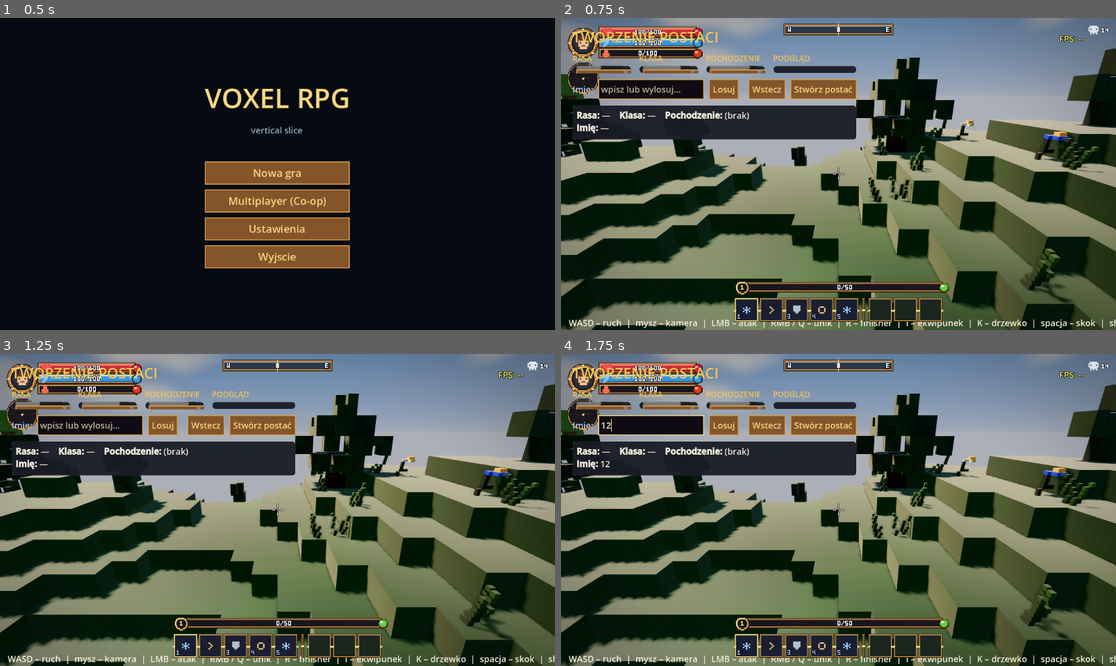
Above: before the commit, frames 1-4 (two rows, left to right).
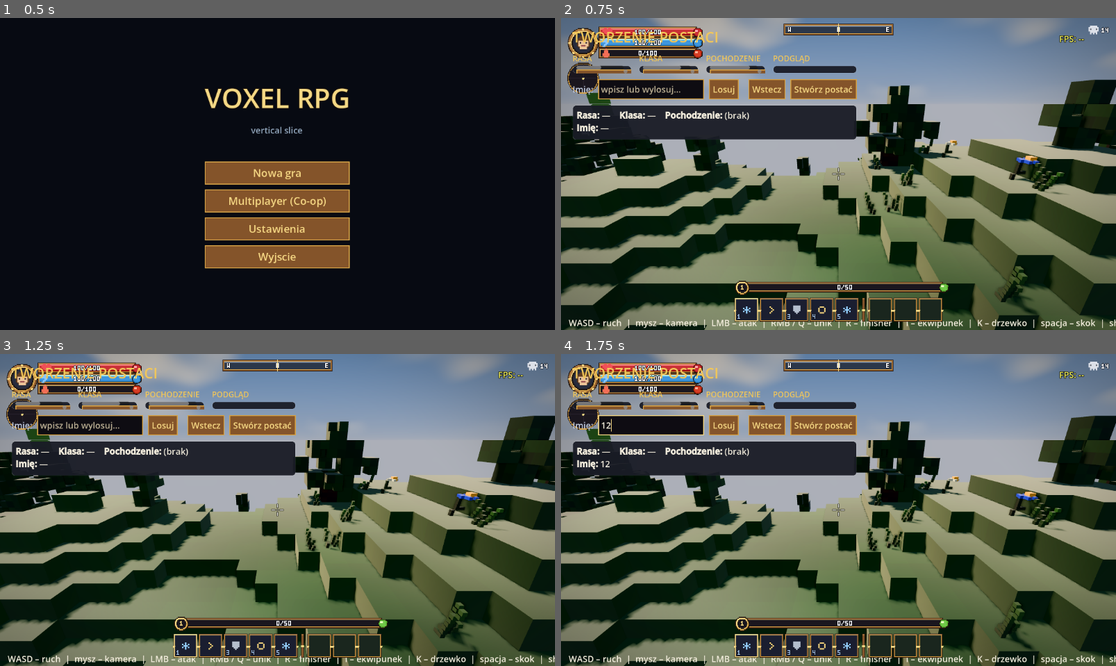
Above: after the commit, the same moments.

Repository: oskarolejnik/voxel-rpg-projekt
Game: Godot game, scene res://Main.tscn
Same seed, same stepped clock (60 frames per second), same inputs: the game is played once before the commit and once after it.
Inputs (mouse positions are in pixels of both pictures, inside the frame that each line leads up to):
- Up to frame 1 (0.5 s): no input
- Up to frame 2 (0.75 s): click "Nowa gra" at 0.5 s
- Up to frame 3 (1.25 s): no input
- Up to frame 4 (1.75 s): click (649, 425) at 1.27 s; type "12" at 1.35 s

Frame 1 is identical in both runs. In frame 2, 40% of the frame differs, in the area x 0-100%, y 0-100%; in frame 3, 40%; in frame 4, 40%.

Commit message:
[WorldScale] Phase 1 — free perception wins (player/camera/biome scale)
Make the player feel small in a larger world with ZERO perf cost and no geometry
change. Loudest complaint ("player too large") addressed first.

- Player.gd: P_HEIGHT_M 1.80 -> 1.45 (player 3.6 -> 2.9 world-voxels; capsule auto-
  follows, floor_snap/auto-step unchanged). Hurtbox un-hardcoded to track P_HEIGHT_M
  (*0.9 height / *0.5 offset) — mandatory companion so hits don't register on a phantom
  1.6 m box. base_fov 66 -> 72 (66 was telephoto, enlarging the player). Camera boom
  spring_length 4.8 -> 6.0 + _cam_dist default, boom_out_speed 5 -> 7, cam_height 2.6 ->
  3.0 (player lower in frame, more vista). sprint_speed 10 -> 8 (eases streaming + larger
  felt distance). step_height kept 0.6 (must clear one 0.5 m voxel).
- VoxelWorld.gd: BIOME_BAND_METERS 700 -> 1200, BIOME_BORDER_JITTER_M 90 -> 140 — biomes
  become 1200 m regions, fixing "transitions too fast".

Determinism: biome-band constants are uniform host-authoritative gen -> co-op-safe.
Save: biome-band change can reassign biome id within ~140 m of an old 700 m border
(loot/enemy tier) — pre-release, acceptable. Player/camera levers are local, not saved.

Verified: clean compile; A/B gold probe (seed 1337) shows player smaller + deeper vista;
walk probe proves player-scale changes don't break traversal (isolated: the seed-1337
stick was the intended biome-terrain change, and seed 99 sticks in baseline too).

Co-Authored-By: Claude Opus 4.8 <noreply@anthropic.com>

Diff:
--- a/src/Player.gd
+++ b/src/Player.gd
@@ -13,7 +13,7 @@
 ##   _physics_process — fizyka: grawitacja, ruch, dash, LICZNIKI czasu walki, move_and_slide.
 
 @export var speed: float = 6.0            # prędkość chodu (m/s)
-@export var sprint_speed: float = 10.0    # prędkość biegu (shift)
+@export var sprint_speed: float = 8.0     # prędkość biegu (shift) — WORLDSCALE F1: wolniej = świat większy + mniej presji na streaming
 @export var jump_velocity: float = 7.0    # siła skoku
 @export var mouse_sensitivity: float = 0.0025
 ## ETAP 8: bazowa czulosc myszy (rad/px). mouse_sensitivity = MOUSE_SENS_BASE * mnoznik z GameSettings.
@@ -132,7 +132,7 @@
 # KAMERA: sami sterujemy długością ramienia (boom) zamiast skokowego auto-pozycjonowania SpringArm —
 # eliminuje to dawne DRGANIA (SpringArm ustawiał camera.z, a bob/shake nadpisywał z=0 → bicie fizyka↔render)
 # i daje łagodny zoom na zboczu (asymetryczne wygładzanie w _update_camera).
-var _cam_dist: float = 4.8            # bieżąca (wygładzona) długość ramienia kamery
+var _cam_dist: float = 6.0            # bieżąca (wygładzona) długość ramienia kamery (WORLDSCALE F1: dłuższy boom)
 var _cam_off: Vector3 = Vector3.ZERO  # wygładzony offset x/y kamery (bob+shake); boom-Z liczony osobno
 var _combat_lock_t: float = 0.0       # >0 = TRYB WALKI (orientacja na celownik); odświeżany atakiem
 
@@ -211,7 +211,7 @@
 # CEL: zgrabny bohater „pośredni" (między chibi a realizmem) — ~1,8 m, ~4,5 głowy
 # wysokości, głowa UMIARKOWANA, smukły tułów, proporcjonalne kończyny.
 @export_group("Proporcje postaci")
-@export var P_HEIGHT_M: float = 1.80          # docelowy wzrost w metrach (świat 0,5 m/voxel)
+@export var P_HEIGHT_M: float = 1.45          # docelowy wzrost (m) — WORLDSCALE F1: mniejszy gracz = większy świat (CW)
 @export var P_HEIGHT_VOX: int = 36            # pełna wysokość modelu w voxelach (czubek włosów)
                                               # NADPISYWANE w _compute_proportions realną sumą (auto=37);
                                               # 37 vox / ~8-voxelowa renderowana głowa ≈ 4,6 „głowy" — pośrednie
@@ -393,17 +393,17 @@
 
 # --- JUICE RUCHU (FOV kick + walk-bob kamery + pył lądowania) ---
 # KADR „Cube World": węższe FOV = postać większa/wyraźniejsza (78 było zbyt szerokie → wszystko drobne).
-@export var base_fov: float = 66.0          # bazowe FOV kamery (CW-like, postać wyraźna)
+@export var base_fov: float = 72.0          # FOV — WORLDSCALE F1: 66 było telephoto (gracz duży); mniejszy gracz znosi głębię
 @export var sprint_fov_add: float = 10.0    # ile FOV dokładamy przy biegu
 @export var fov_lerp: float = 8.0           # szybkość zmiany FOV
 @export var cam_bob_amount: float = 0.035   # amplituda walk-bob kamery (m) — MAŁA, by nie mdliło
 # KAMERA (boom): osobne tempa wygładzania długości ramienia. „Do środka" szybko (teren wchodzi w kadr —
 # anty-clip), „na zewnątrz" wolno (po minięciu zbocza brak szarpniętego zoomu). Zob. _smooth_boom.
 @export var boom_in_speed: float = 22.0     # tempo skracania ramienia gdy teren przysłania (szybko)
-@export var boom_out_speed: float = 5.0     # tempo wysuwania ramienia gdy teren znika (łagodnie)
+@export var boom_out_speed: float = 7.0     # tempo wysuwania ramienia (łagodnie) — WORLDSCALE F1: szybszy powrót przy dłuższym boomie
 # Punkt patrzenia kamery nad stopami gracza. Wyżej = kamera celuje ponad postać -> postać NIŻEJ
 # w kadrze, a celownik (środek ekranu) ląduje NAD nią, w świecie (opcja 2 — TPS shooter).
-@export var cam_height: float = 2.6
+@export var cam_height: float = 3.0         # WORLDSCALE F1: kamera celuje wyżej -> gracz niżej w kadrze, więcej dali
 # STEROWANIE (GDD sek.7, face-movement + combat-aim): ile sekund po ostatnim ataku postać trzyma TRYB
 # WALKI (orientacja na celownik). Poza walką orientuje się w kierunku ruchu. 0 = natychmiast eksploracja.
 @export var combat_lock_time: float = 1.5
@@ -502,10 +502,10 @@
 	_hurtbox.setup_as_player()
 	var hs := CollisionShape3D.new()
 	var hcap := CapsuleShape3D.new()
-	hcap.height = 1.6
+	hcap.height = P_HEIGHT_M * 0.9             # WORLDSCALE F1: hurtbox śledzi P_HEIGHT_M (nie hardcode 1.6)
 	hcap.radius = 0.45
 	hs.shape = hcap
-	hs.position = Vector3(0.0, 0.9, 0.0)
+	hs.position = Vector3(0.0, P_HEIGHT_M * 0.5, 0.0)
 	_hurtbox.add_child(hs)
 	add_child(_hurtbox)
 
@@ -1821,7 +1821,7 @@
 	# wrogów naraz), bez utraty czytelności postaci. Lekki DOMYŚLNY pitch w dół (model CW: patrzymy
 	# na bohatera i teren wokół, nie w horyzont) — daje natychmiast bardziej "action-RPG" kadr.
 	_spring = SpringArm3D.new()
-	_spring.spring_length = 4.8
+	_spring.spring_length = 6.0              # WORLDSCALE F1: dłuższy boom = gracz mniejszy, więcej świata w kadrze
 	_spring.rotation.x = deg_to_rad(-18.0)   # kadr „Cube World": kamera nad postacią, patrzy w dół ~18°
 	# Kolizja ramienia = shapecast KULĄ (gładszy na krawędziach voxeli niż raycast) + margines + jawna
 	# maska = TYLKO teren (warstwa 1; gracz=2, wrogowie=3 nie wpychają kamery). SpringArm tylko MIERZY
--- a/src/world/VoxelWorld.gd
+++ b/src/world/VoxelWorld.gd
@@ -505,8 +505,8 @@
 	BIOME_FROSTHELM,   # pasmo 5 — śnieg/szczyty (wysokie, jak góry, ciut spokojniejsze)
 	BIOME_VOLCANIC,    # pasmo 6 — wulkaniczne (najwyższe, najbardziej postrzępione; koniec podróży, clamp)
 ]
-const BIOME_BAND_METERS: float = 700.0      # szerokość jednego pasma biomu (m) — wielkoskalowe przejścia
-const BIOME_BORDER_JITTER_M: float = 90.0   # warp granicy pasma z szumu klimatu (organiczne brzegi)
+const BIOME_BAND_METERS: float = 1200.0     # szerokość pasma biomu (m) — WORLDSCALE F1: regiony 1200 m (wolniejsze przejścia)
+const BIOME_BORDER_JITTER_M: float = 140.0  # warp granicy pasma — WORLDSCALE F1: proporcjonalny do szerszego pasma
 
 func get_biome(world_x: int, world_z: int) -> StringName:
 	return BIOME_PROGRESSION[_biome_band(float(world_x), float(world_z))]
